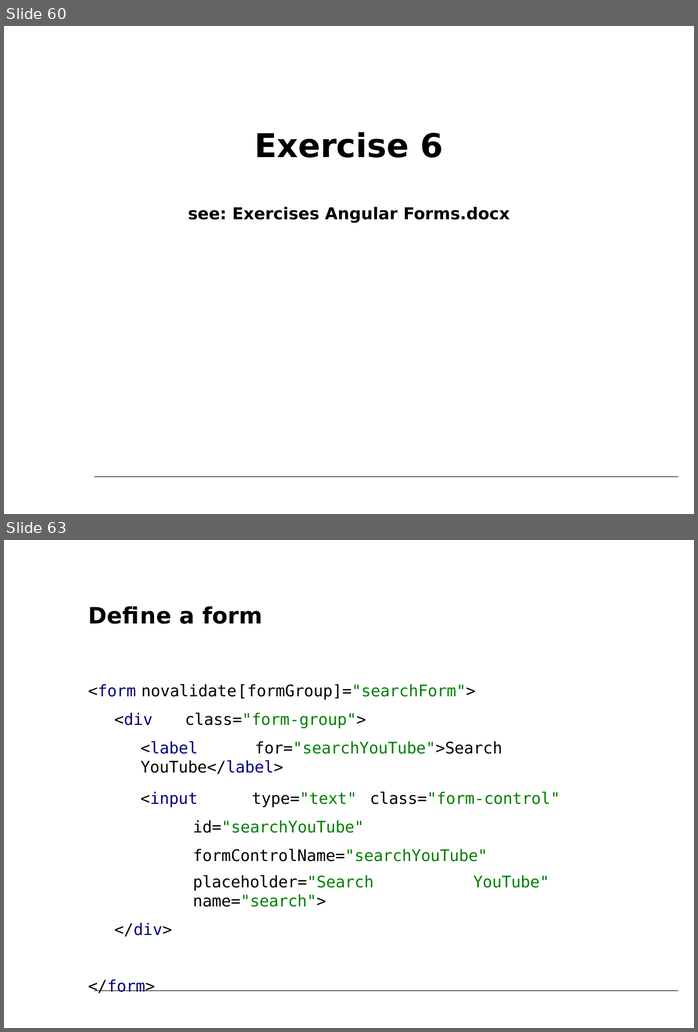
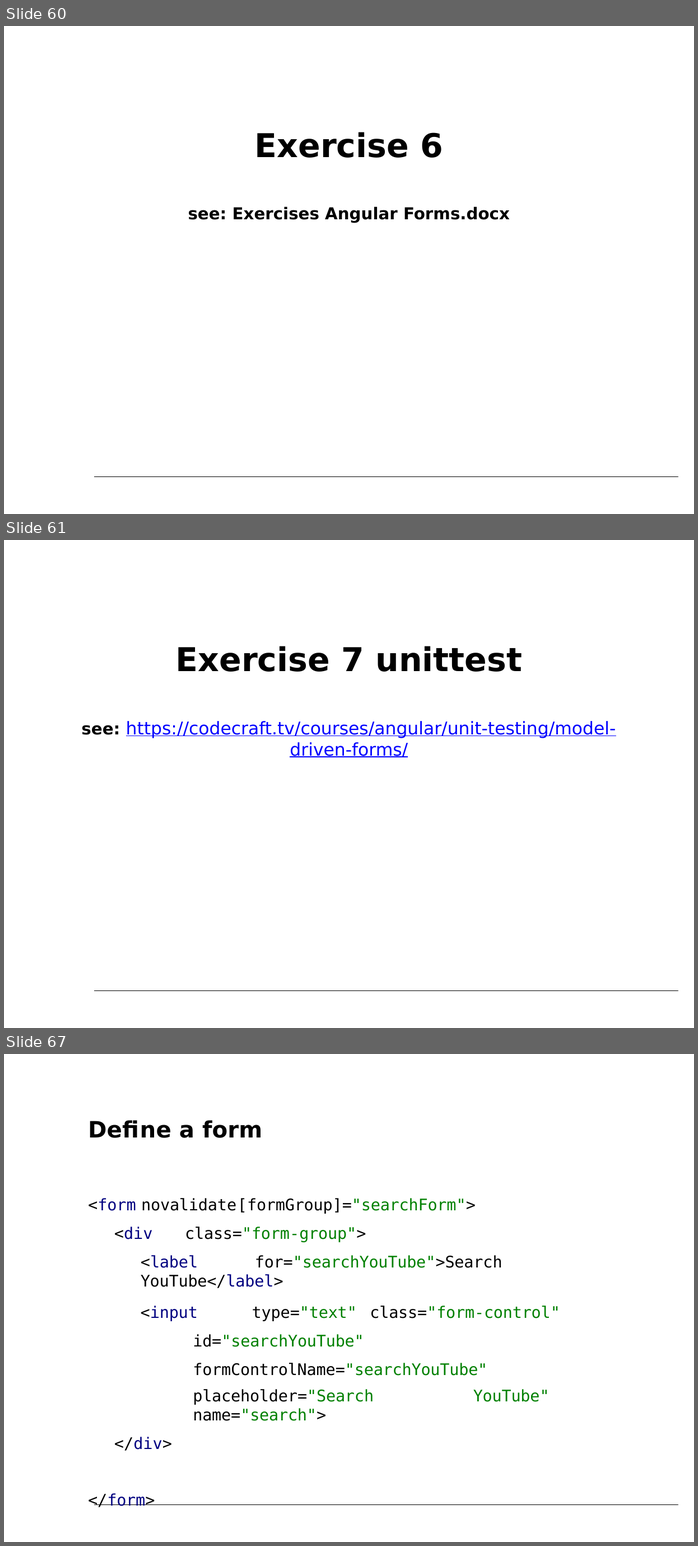
Before and after one commit to petereijgermans11/accelerator-programma, a slide deck: forms/Angular Forms.pptx. Shown one above the other, each under a label of ours: slides 60 and 63 before the commit, slides 60, 61 and 67 after it; the slides between them are not shown. The pictures are 698x1032 and 698x1546 pixels, drawn with LibreOffice and Linux fonts; fonts in the diff are those of the drawing. Boxes give left, top, right and bottom in pixels: in the first picture for what was removed or moved away, otherwise in the second. Text is boxed around its words. In the diff, an @@ line names an element or a change of style, - is before the commit and + after.

Commit message:
added forms array

```diff
--- a/forms/Angular Forms.pptx
+++ b/forms/Angular Forms.pptx
@@ slide 61 added at bbox=[4, 540, 694, 1028], background #FFFFFF; not listed: 1 template element that a slide beside it also shows @@
@@ text added at bbox=[81, 646, 616, 757], 21.5 pt, text #0000FF, underline @@
+Exercise 7 unittest
+see: https://codecraft.tv/courses/angular/unit-testing/model-driven-forms/
@@ what was slide 63 is now slide 67 @@
```
Also in this commit, not shown: 8 slides changed, 3 other slides added, 5 other files.
